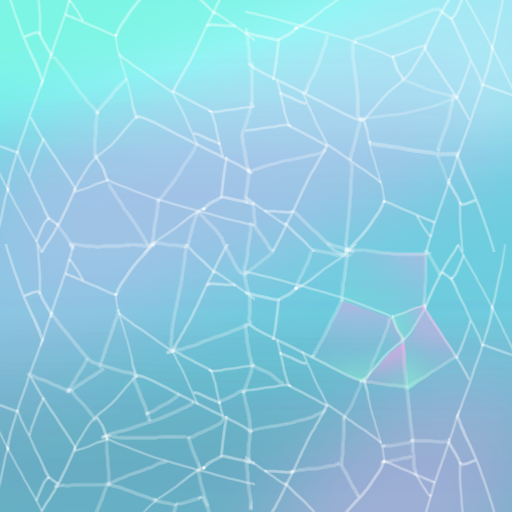
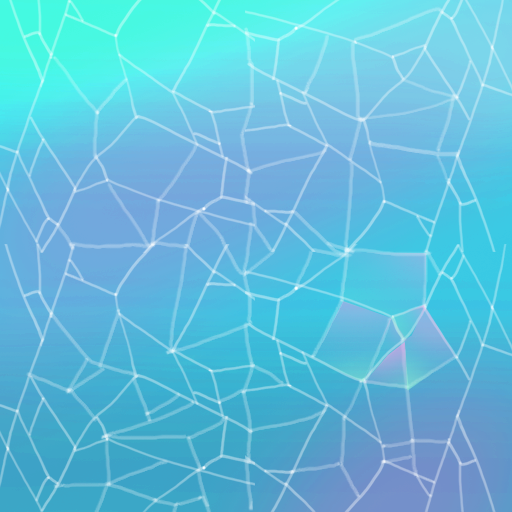
Layered file, before and after one edit (w=512, h=512). Changes by layer:
added layer "Layer 4 copy 2" above "Layer 4" over [0, 0, 512, 512]
painted on "Layer 4" over [0, 0, 512, 512]
